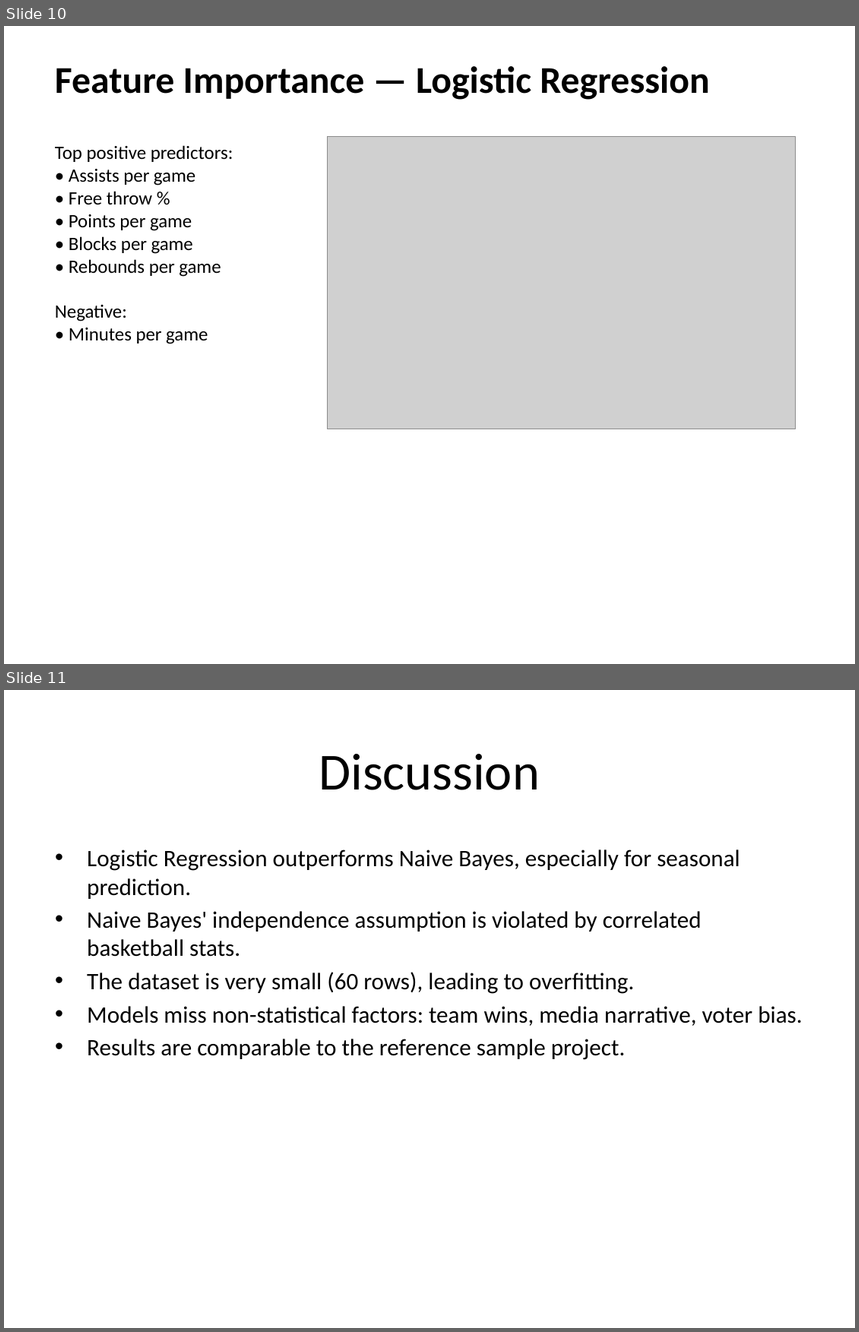
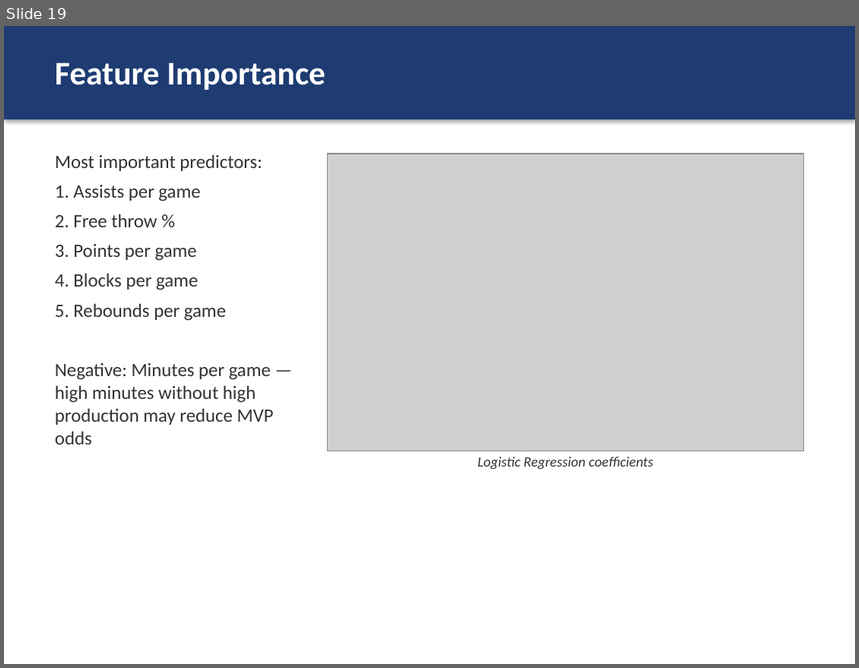
Before and after one commit to Nami-181/nba-mvp-ml, a slide deck: reports/presentation/NBA_MVP_Prediction.pptx. Shown one above the other, each under a label of ours: slides 10 and 11 before the commit, slide 19 after it. The pictures are 859x1332 and 859x668 pixels, drawn with LibreOffice and Linux fonts; fonts in the diff are those of the drawing; grey boxes stand for pictures. Boxes give left, top, right and bottom in pixels: in the first picture for what was removed or moved away, otherwise in the second. Text is boxed around its words. In the diff, an @@ line names an element or a change of style, - is before the commit and + after.

```diff
--- a/reports/presentation/NBA_MVP_Prediction.pptx
+++ b/reports/presentation/NBA_MVP_Prediction.pptx
@@ slide 11 removed at (4,690,855,1328), background #FFFFFF @@
@@ title removed at (319,754,540,790) @@
-Discussion
@@ text removed at (87,850,802,1060) @@
-• Logistic Regression outperforms Naive Bayes, especially for seasonal prediction.
-• Naive Bayes' independence assumption is violated by correlated basketball stats.
-• The dataset is very small (60 rows), leading to overfitting.
-• Models miss non-statistical factors: team wins, media narrative, voter bias.
-• Results are comparable to the reference sample project.
@@ what was slide 10 is now slide 19 @@
@@ slide 19 changed as well @@
@@ rectangle added at (4,26,855,119), fill #1E3C72 @@
@@ text at (55,62,325,90): text changed; size 32 to 28 pt; text colour #000000 to #FFFFFF @@
-Feature Importance — Logistic Regression
+Feature Importance
@@ text at (55,154,274,445): text changed; text colour #000000 to #333333 @@
-Top positive predictors:
-• Assists per game
-• Free throw %
-• Points per game
-• Blocks per game
-• Rebounds per game
-Negative:
-• Minutes per game
+Most important predictors:
+1. Assists per game
+2. Free throw %
+3. Points per game
+4. Blocks per game
+5. Rebounds per game
+Negative: Minutes per game — high minutes without high production may reduce MVP odds
@@ picture: place and size @@
-picture at (328,137,796,430)
+picture at (328,154,804,452)
@@ text added at (477,457,654,469), 12 pt, text #333333, italic @@
+Logistic Regression coefficients
```
Also in this commit, not shown: 6 other slides changed, 21 slides added, 5 other slides removed, 8 other files.
